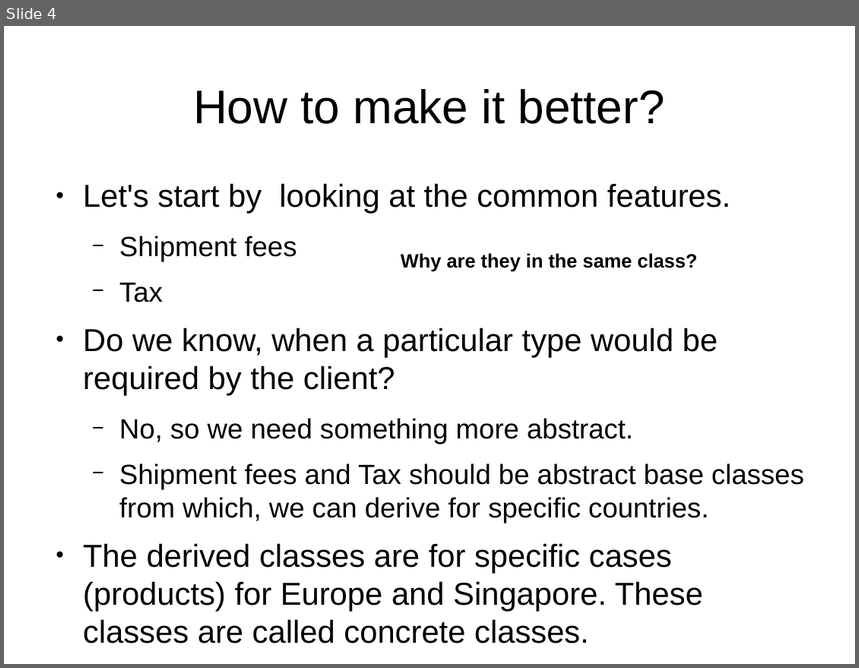
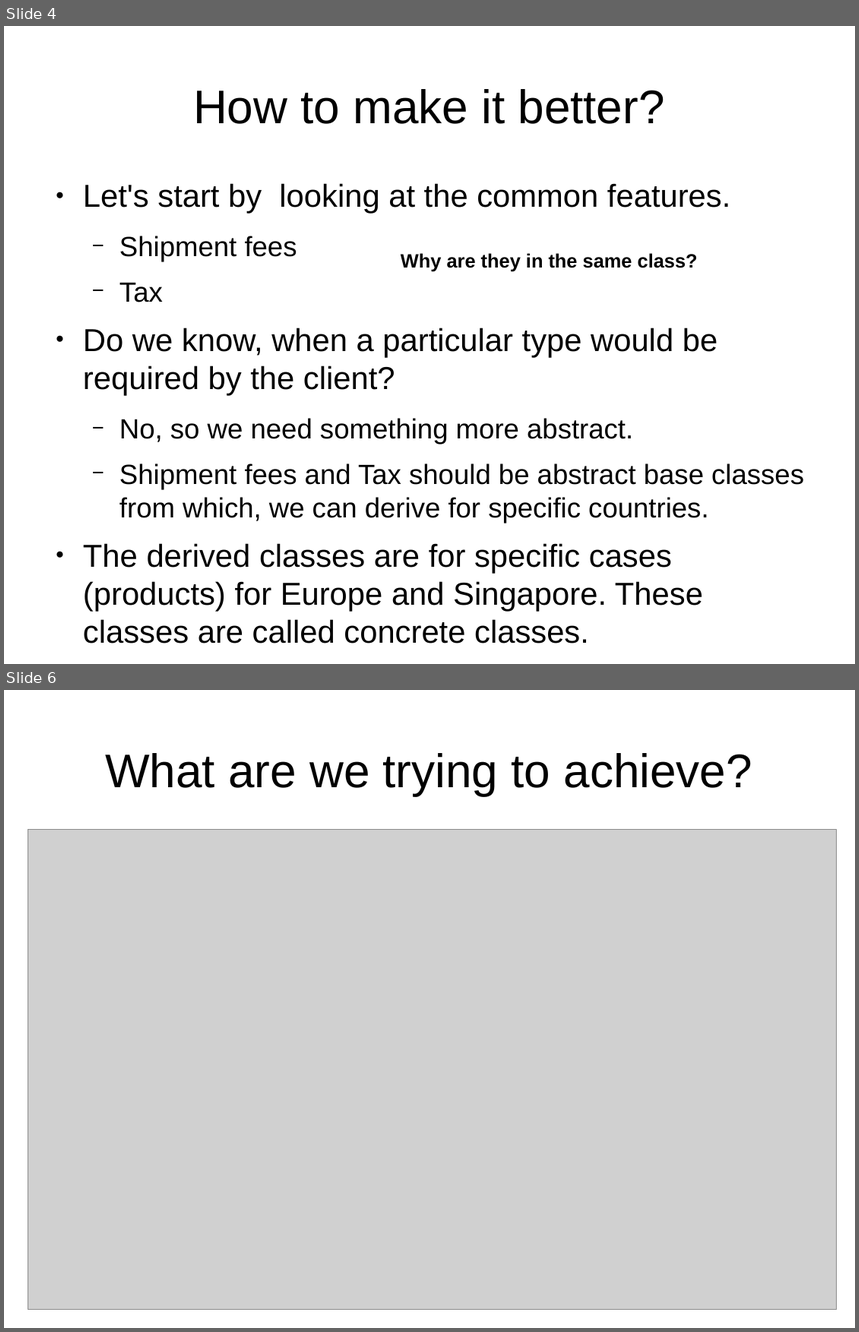
Before and after one commit to kks32/cpp-software-development, a slide deck: Ex1_Design_Pattern_Abstract_Factory/Ex1_Abstract_Factory.odp. Shown one above the other, each under a label of ours: slide 4 before the commit, slides 4 and 6 after it; the slides between them are not shown. The pictures are 859x668 and 859x1332 pixels, drawn with LibreOffice and Linux fonts; fonts in the diff are those of the drawing; grey boxes stand for pictures. Boxes give left, top, right and bottom in pixels: in the first picture for what was removed or moved away, otherwise in the second. Text is boxed around its words. In the diff, an @@ line names an element or a change of style, - is before the commit and + after.

```diff
--- a/Ex1_Design_Pattern_Abstract_Factory/Ex1_Abstract_Factory.odp
+++ b/Ex1_Design_Pattern_Abstract_Factory/Ex1_Abstract_Factory.odp
@@ slide 6 added at [4,690,855,1328], background #FFFFFF @@
@@ title added at [105,753,753,796], 44 pt, text #000000 @@
+What are we trying to achieve?
@@ picture added at [28,830,837,1310] @@
```
Also in this commit, not shown: 9 other slides added, 1 other file.
